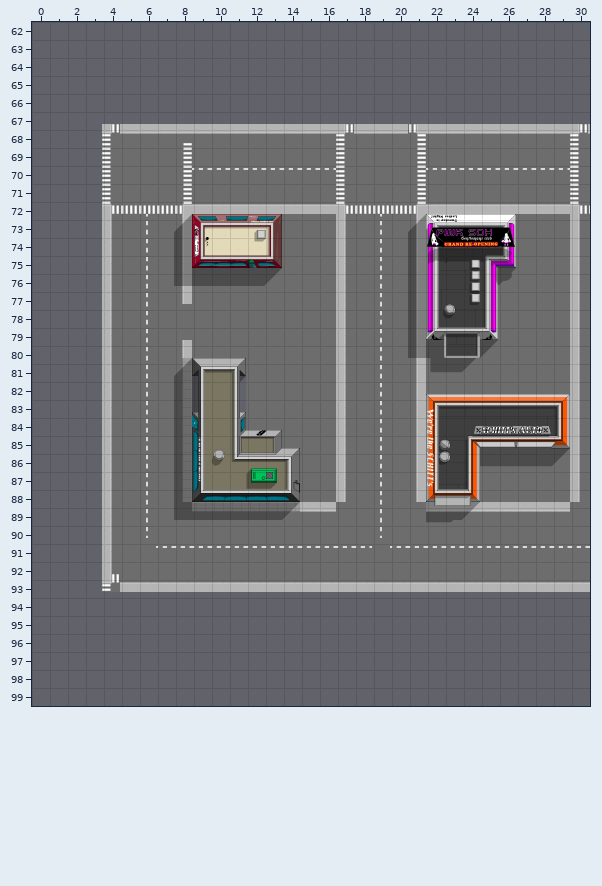
Level history. Tiled map: src/main/resources/img/tiled/town.tmx. The picture above is the old version.
Cells are 80x80 px. Shown: x 0..30, y 62..99. Layer "Background" is drawn 309,-506 px off the grid. Layer "Buildings" is drawn 309,-506 px off the grid.
After:
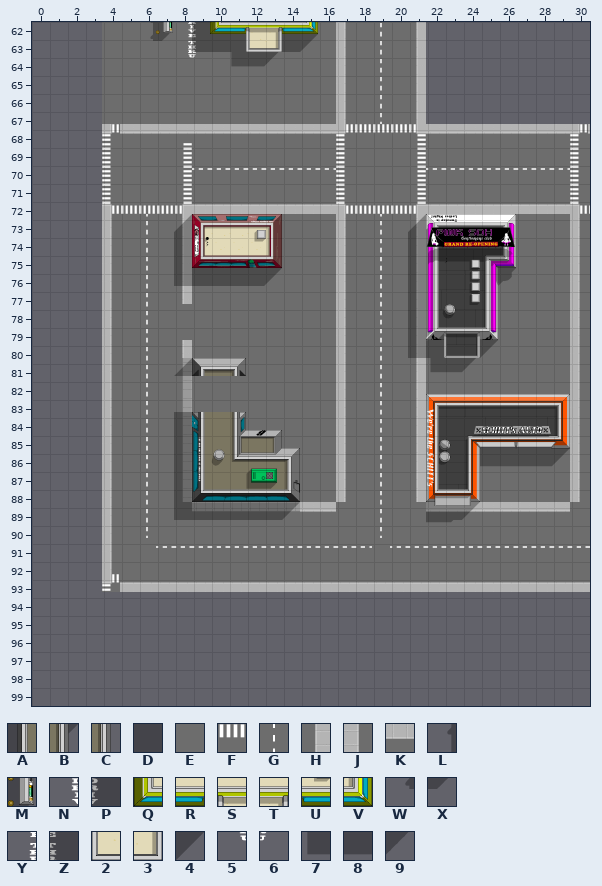
Key: from "Bank": A 8, B 10, C 17; from "Pizzaria": D 6; from "Street_Sidewalk": E 0, F 6, G 9, H 24, J 26, K 27; from "dankburger": L 50, M 51, N 52, P 53, Q 54, R 55, S 56, T 57, U 58, V 59, W 60, X 61, Y 62, Z 63, 2 66, 3 67, 4 69, 5 72, 6 73, 7 75, 8 76, 9 77.
_ is an empty cell.
The commit says: under buildings!
Edits made:
Layer "Background":
y 68: x 2..5 ____ -> EEEE; x 13 _ -> J; x 15 _ -> G; x 17 _ -> H
y 69: x 2..7 ______ -> EEEEEE; x 10..11 __ -> EE; x 13 _ -> J; x 15 _ -> G; x 17 _ -> H
y 70: x 4..5 __ -> EE; x 7..9 ___ -> EEE; x 13 _ -> J; x 15 _ -> G; x 17 _ -> H
y 71..73: x 13 _ -> J; x 15 _ -> G; x 17 _ -> H
y 74: x 14..16 KKK -> FFF
y 88..89: x 5 _ -> E; x 7 _ -> E
Layer "Buildings":
y 68: x 2..11 __________ -> LMNPQRSTUV
y 69: x 2..11 __________ -> WXYZDD23D4
y 70: x 4..5 __ -> 56; x 7..9 ___ -> 789
y 88: x 4..5 DA -> __; x 7 B -> _
y 89: x 4..5 DA -> __; x 7 C -> _
Where, in picture pixels (left, top, right, bottom), the same in both pictures:
added: (138, 22, 318, 70)
changed: (336, 22, 426, 134)
changed: (174, 376, 210, 412)
changed: (228, 376, 246, 412)
